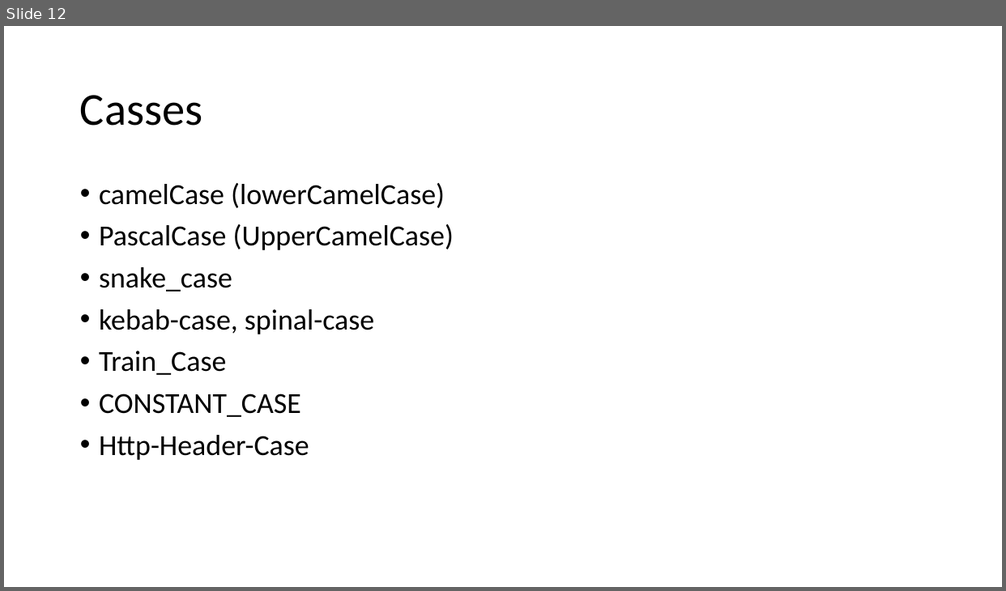
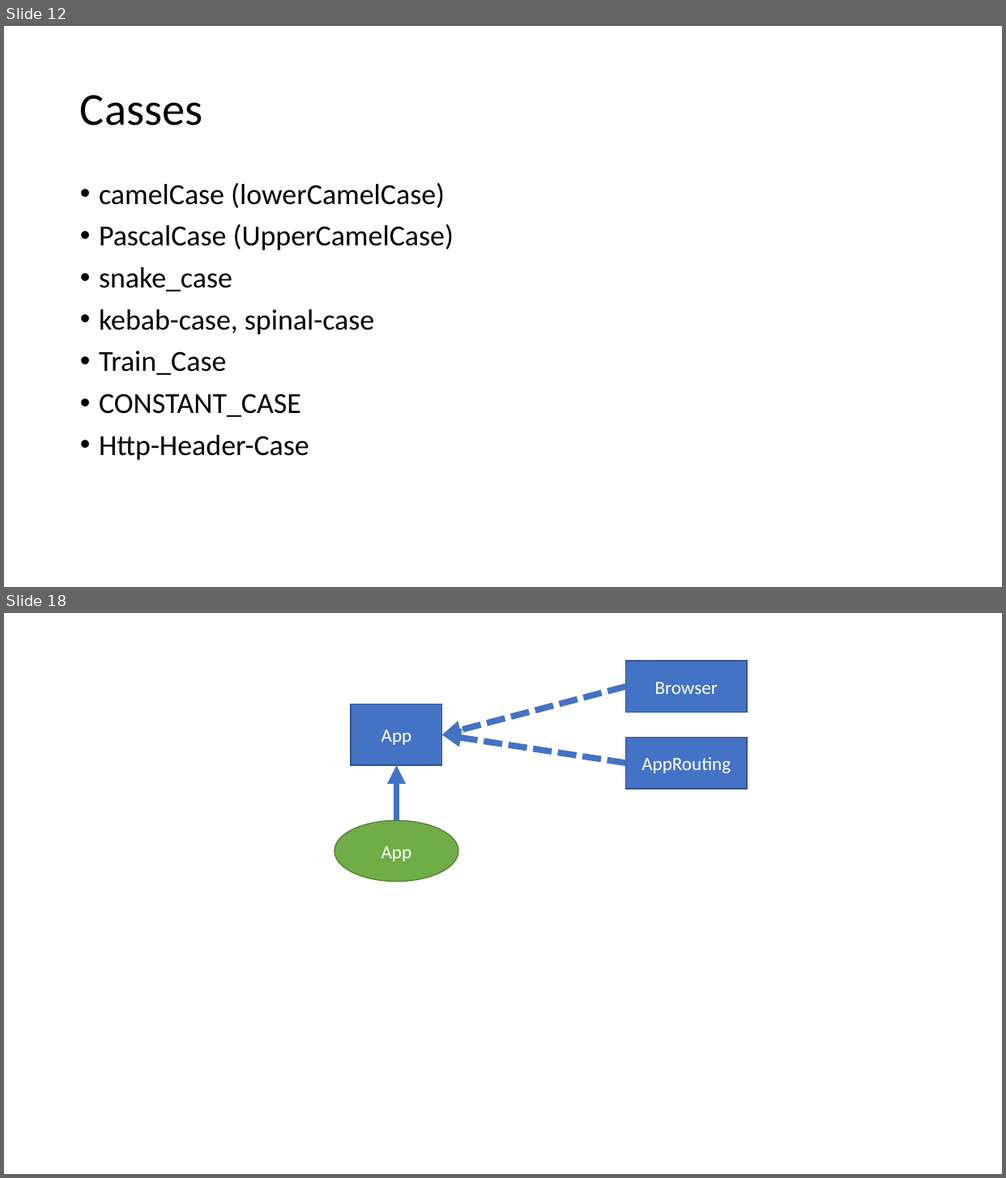
Before and after one commit to jlg-formation/agucv1-mai-2022, a slide deck: notes.pptx. Shown one above the other, each under a label of ours: slide 12 before the commit, slides 12 and 18 after it; the slides between them are not shown. The pictures are 1006x591 and 1006x1178 pixels, drawn with LibreOffice and Linux fonts; fonts in the diff are those of the drawing. Boxes give left, top, right and bottom in pixels: in the first picture for what was removed or moved away, otherwise in the second. Text is boxed around its words. In the diff, an @@ line names an element or a change of style, - is before the commit and + after.

```diff
--- a/notes.pptx
+++ b/notes.pptx
@@ slide 18 added at box(4, 613, 1002, 1174), background #FFFFFF @@
@@ rectangle added at box(626, 661, 748, 713), fill #4472C4, outline #325491 1 pt, 18 pt, text #FFFFFF @@
+Browser
@@ rectangle added at box(351, 705, 442, 765), fill #4472C4, outline #325491 1 pt, 18 pt, text #FFFFFF @@
+App
@@ arrow added from (626, 687) to (442, 735), #4472C4 6 pt dashed @@
@@ arrow added from (626, 763) to (442, 735), #4472C4 6 pt dashed @@
@@ rectangle added at box(626, 737, 748, 789), fill #4472C4, outline #325491 1 pt, 18 pt, text #FFFFFF @@
+AppRouting
@@ arrow added from (396, 820) to (396, 766), #4472C4 6 pt @@
@@ ellipse added at box(334, 820, 458, 881), fill #70AD47, outline #538035 1 pt, 18 pt, text #FFFFFF @@
+App
```
Also in this commit, not shown: 2 slides changed, 10 other slides added.
